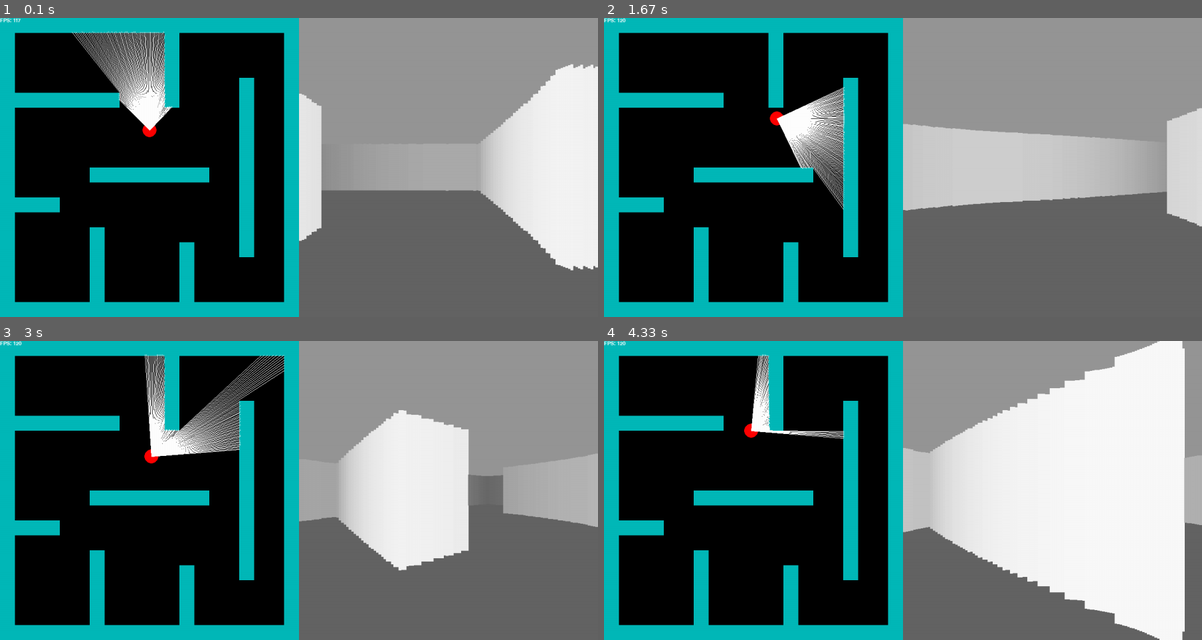
Above: before the commit, frames 1-4 (two rows, left to right).
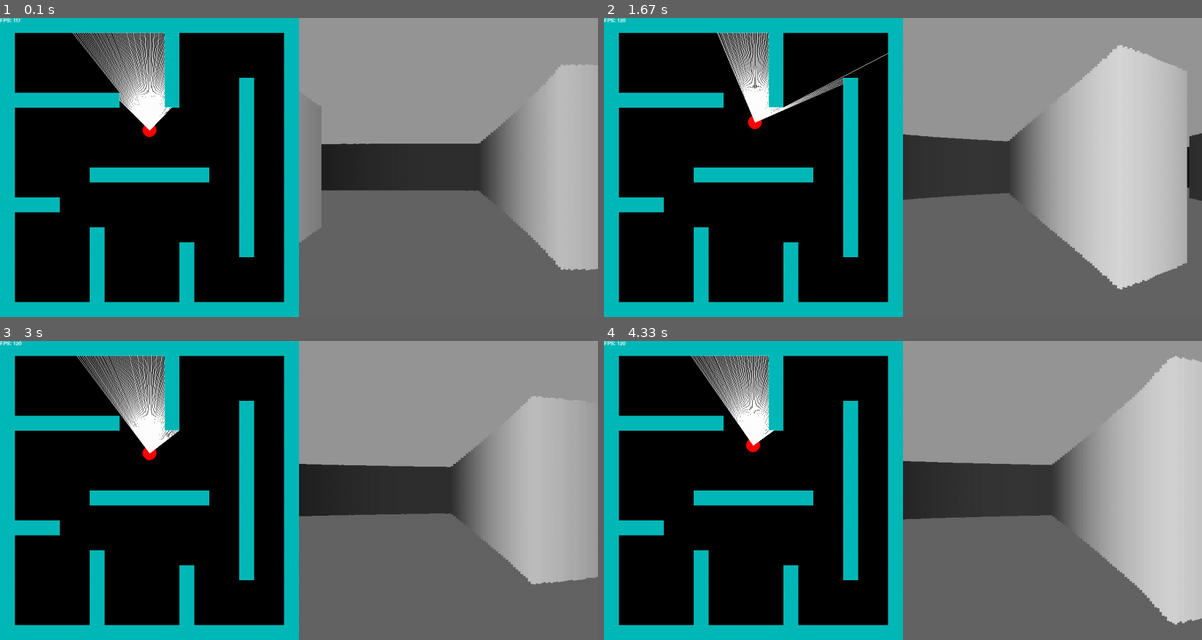
Above: after the commit, the same moments.

Repository: natyavidhan/pygame-raycaster-thingy
Game: pygame game, started from main.py
Two runs of this game, one before a commit and one after it. Both use one fixed random seed, a clock stepped at 60 frames per second and the inputs below.
Inputs:
- Up to frame 1 (0.1 s): no input
- Up to frame 2 (1.67 s): hold D 0.33-0.8 s; hold W 0.83-1.3 s; hold D from 1.33 s (still down)
- Up to frame 3 (3 s): release D at 1.8 s; hold A 1.83-2.37 s; hold S 2.4-2.87 s; hold A from 2.9 s (still down)
- Up to frame 4 (4.33 s): release A at 3.37 s; hold W 3.4-3.87 s; hold D from 3.9 s (still down)

The runs differ from the first frame. In frame 1, 16% of the frame differs, in the area x 12-100%, y 4-85%; in frame 2, 25%; in frame 3, 21%; in frame 4, 35%, in the area x 14-100%, y 0-100%.

Commit message:
movement with delta time

Diff:
--- a/main.py
+++ b/main.py
@@ -1,5 +1,6 @@
 import pygame, math
 from PIL import Image
+from numpy import interp
 
 pygame.init()
 pygame.font.init()
@@ -29,11 +30,11 @@
         self.x = x
         self.y = y
         self.angle = math.pi
-        self.speed = 1
-        self.fov = math.pi / 2
+        self.speed = 3
+        self.fov = 90 * math.pi / 180
         self.max_depth = 640
         self.casted_rays = 120
-        self.STEPS = 3
+        self.STEPS = 1
 
     def draw(self):
         pygame.draw.line(
@@ -84,20 +85,22 @@
         x = 0
         y += 1
 
+    delta_time = interp(clock.get_fps(), [0, 120], [1, 0.1])
+
     keys = pygame.key.get_pressed()
     if keys[pygame.K_a]:
-        player.angle -= 0.02
+        player.angle -= (0.04*delta_time)
     if keys[pygame.K_d]:
-        player.angle += 0.02
+        player.angle += (0.04*delta_time)
     if keys[pygame.K_w]:
-        nextX = player.x + -math.sin(player.angle) * player.speed
-        nextY = player.y + math.cos(player.angle) * player.speed
+        nextX = player.x + -math.sin(player.angle) * player.speed * delta_time
+        nextY = player.y + math.cos(player.angle) * player.speed * delta_time
         if pxData[int(nextY)][int(nextX)] == 0:
             player.x = nextX
             player.y = nextY
     if keys[pygame.K_s]:
-        nextX = player.x + math.sin(player.angle) * player.speed
-        nextY = player.y + -math.cos(player.angle) * player.speed
+        nextX = player.x + math.sin(player.angle) * player.speed * delta_time
+        nextY = player.y + -math.cos(player.angle) * player.speed * delta_time
         if pxData[int(nextY)][int(nextX)] == 0:
             player.x = nextX
             player.y = nextY
